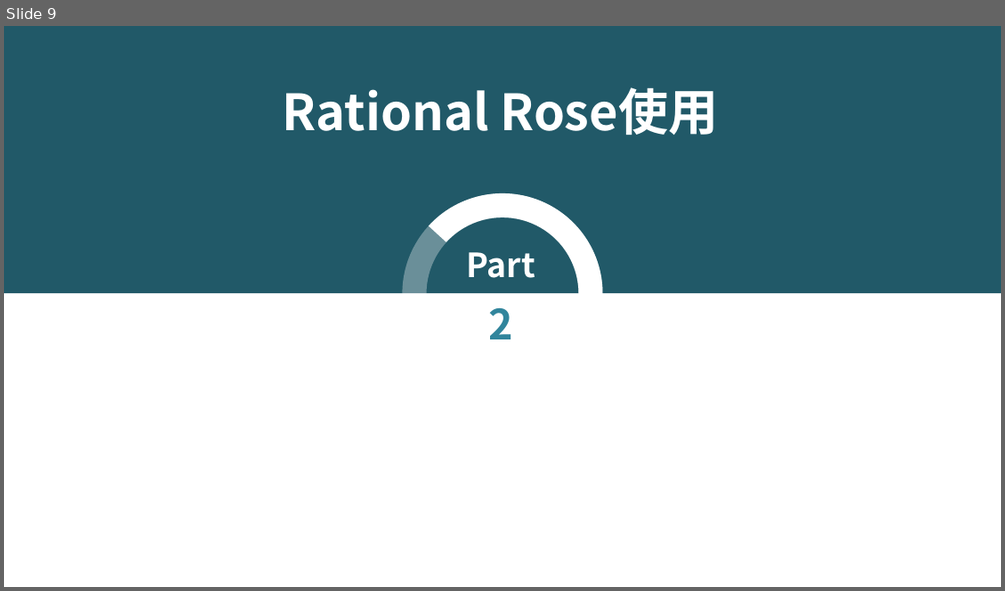
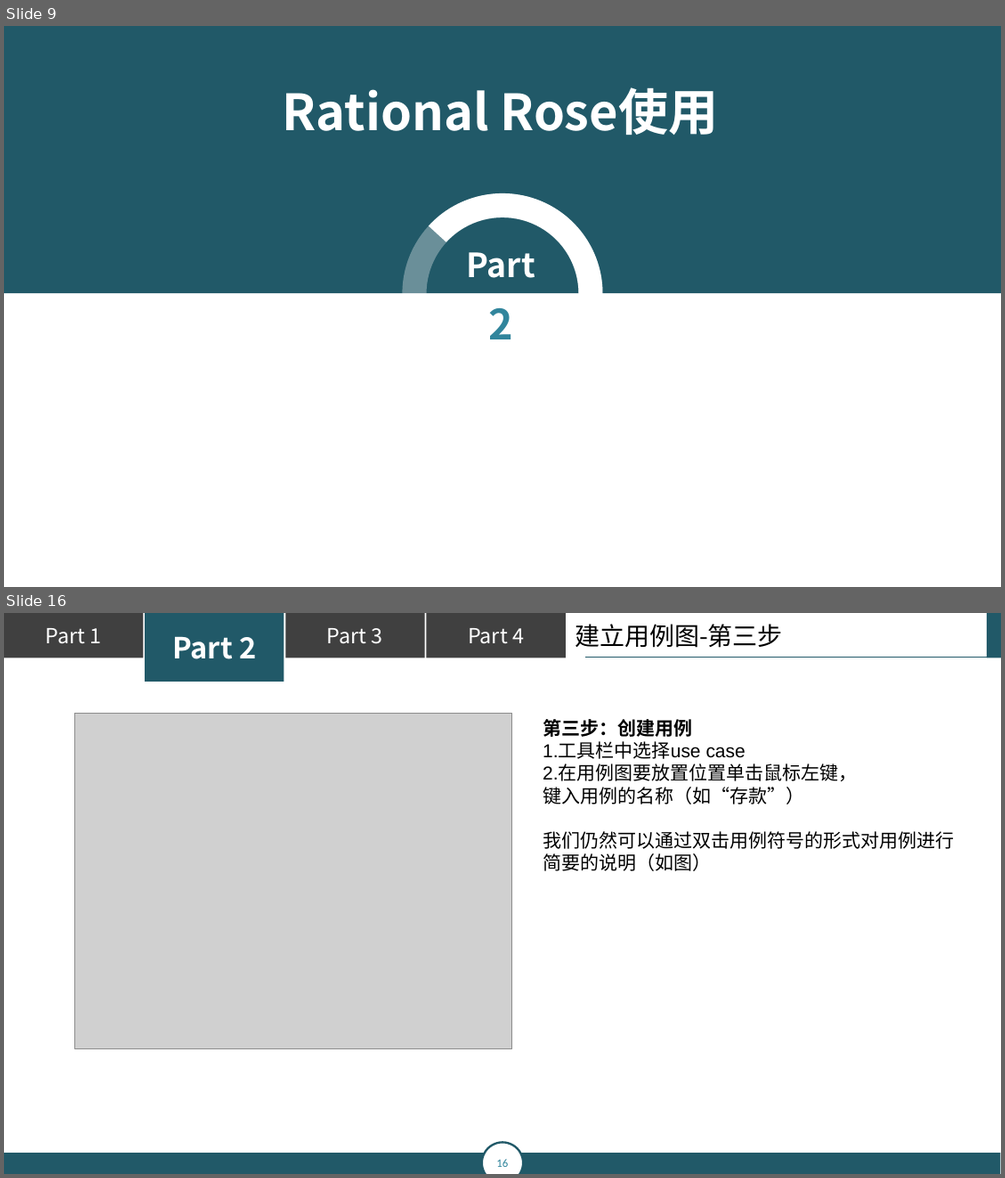
Before and after one commit to popopoi/PRD2018-G07, a slide deck: 翻转课堂PPT/PRD2018-G07-第五周翻转课堂PPT.pptx. Shown one above the other, each under a label of ours: slide 9 before the commit, slides 9 and 16 after it; the slides between them are not shown. The pictures are 1005x591 and 1005x1178 pixels, drawn with LibreOffice and Linux fonts; fonts in the diff are those of the drawing; grey boxes stand for pictures; background and template pictures are left out. Boxes give left, top, right and bottom in pixels: in the first picture for what was removed or moved away, otherwise in the second. Text is boxed around its words. In the diff, an @@ line names an element or a change of style, - is before the commit and + after.

```diff
--- a/翻转课堂PPT/PRD2018-G07-第五周翻转课堂PPT.pptx
+++ b/翻转课堂PPT/PRD2018-G07-第五周翻转课堂PPT.pptx
@@ slide 16 added at (4, 613, 1001, 1174), background #FFFFFF @@
@@ rectangle added at (4, 613, 143, 657), fill #404040, 20 pt, text #FFFFFF @@
+Part 1
@@ rectangle added at (145, 613, 283, 681), fill #215968, 28 pt, text #FFFFFF, bold @@
+Part 2
@@ rectangle added at (285, 613, 424, 657), fill #404040, 20 pt, text #FFFFFF @@
+Part 3
@@ rectangle added at (427, 613, 566, 657), fill #404040, 20 pt, text #FFFFFF @@
+Part 4
@@ text added at (574, 624, 783, 648), 24 pt, text #000000 @@
+建立用例图-第三步
@@ rectangle added at (987, 613, 1001, 657), fill #215968 @@
@@ line added from (994, 657) to (585, 657), #215968 0.75 pt @@
@@ picture added at (75, 714, 512, 1049) @@
@@ text added at (542, 719, 954, 871), 18 pt, text #000000 @@
+第三步：创建用例
+1.工具栏中选择use case
+2.在用例图要放置位置单击鼠标左键，
+键入用例的名称（如“存款”）
+我们仍然可以通过双击用例符号的形式对用例进行
+简要的说明（如图）
@@ page number added at (482, 1143, 523, 1174), fill #FFFFFF, outline #215968 2 pt, 11 pt, text #31859C @@
+16
@@ rectangle added at (4, 1153, 1000, 1174), fill #215968 @@
```
Also in this commit, not shown: 21 other slides added, 1 other file.
